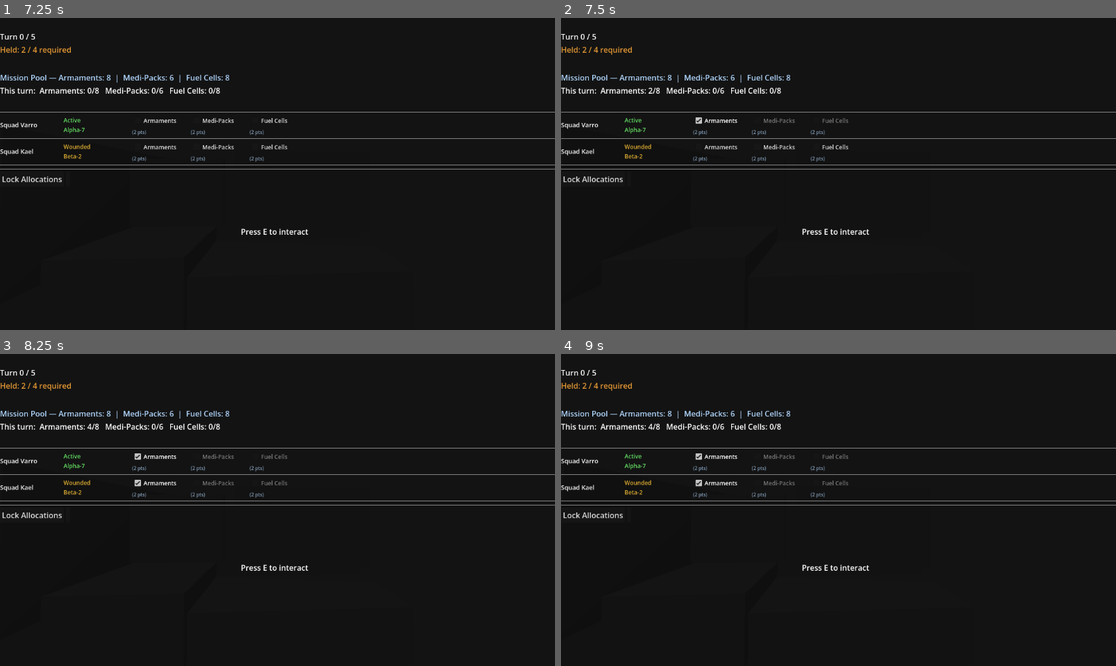
Above: before the commit, frames 1-4 (two rows, left to right).
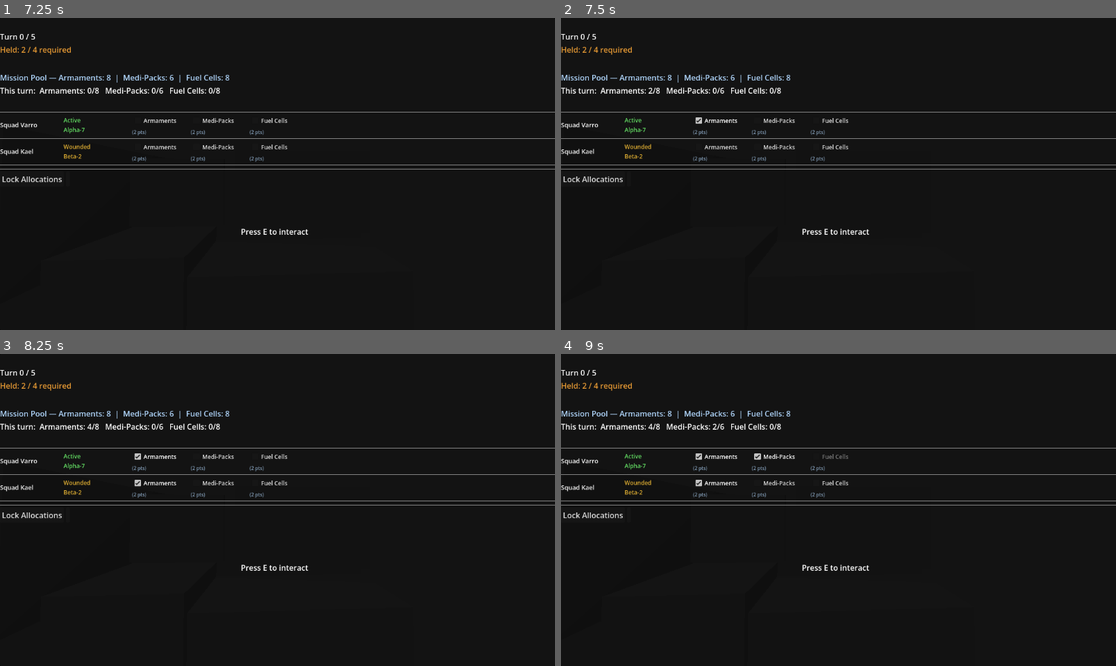
Above: after the commit, the same moments.

Repository: Ant-0verlord/Orbital_Drop
Game: Godot game, scene res://Scenes/command_centre.tscn
Same seed, same stepped clock (60 frames per second), same inputs: the game is played once before the commit and once after it.
Inputs (mouse positions are in pixels of both pictures, inside the frame that each line leads up to):
- Up to frame 1 (7.25 s): move the mouse to (271, 180) at 0.52 s; hold E (interact) 0.53-1.28 s; hold W (move_forward) 0.53-2.78 s; click (271, 180) at 0.67 s; tap Enter at 1.25, 2.75 s; move the mouse to (316, 177) at 1.27 s; tap E (interact) at 1.35, 2.85, 4.35, 5.85, 6.5 s; tap Space at 2, 5.75 s; move the mouse to (233, 170) at 2.02 s; hold E (interact) 2.03-2.78 s; move the mouse to (283, 174) at 2.77 s; hold A (move_left) 2.78-3.53 s; click (283, 174) at 2.92 s; move the mouse to (255, 167) at 3.52 s; hold E (interact) 3.53-4.28 s; hold W (move_forward) 3.53-5.78 s; move the mouse to (305, 174) at 4.27 s; move the mouse to (249, 174) at 5.02 s; hold E (interact) 5.03-5.78 s; click (249, 174) at 5.17 s; move the mouse to (288, 167) at 5.77 s; hold D (move_right) 5.78-6.53 s; move the mouse to (271, 180) at 6.52 s; hold W (move_forward) from 6.53 s (still down); hold E (interact) from 6.53 s (still down)
- Up to frame 2 (7.5 s): release W (move_forward) at 7.25 s; release E (interact) at 7.25 s; click "Armaments" at 7.25 s
- Up to frame 3 (8.25 s): click "Armaments" at 8 s
- Up to frame 4 (9 s): click (777, 456) at 8.75 s, where only the run after the commit has a clickable "Medi-Packs"

Frame 1 is identical in both runs. In frame 2, less than 0.1% of the frame differs, in the area x 36-52%, y 32-34%; in frame 3, 0.1%; in frame 4, 0.2%, in the area x 27-52%, y 22-43%.

Commit message:
Increased budget to 2

Diff:
--- a/Scripts/Popups/LogisticsPopup.gd
+++ b/Scripts/Popups/LogisticsPopup.gd
@@ -175,18 +175,22 @@
 		allocations[squad_name] = { "Armaments": 0, "Medi-Packs": 0, "Fuel Cells": 0 }
 
 	if pressed:
-		# Record this supply, zero the others
-		for s in allocations[squad_name]:
-			allocations[squad_name][s] = 0
+		# Record this supply
 		allocations[squad_name][supply] = SUPPLY_COST
 
-		# Disable other checkboxes for this squad
+		# Count how many are now ticked for this squad
+		var ticked_count = 0
 		for s in checkboxes:
-			if s != supply:
-				checkboxes[s].disabled = true
-				checkboxes[s].button_pressed = false
+			if checkboxes[s].button_pressed:
+				ticked_count += 1
+
+		# Once 2 are ticked, lock the remaining unticked one(s)
+		if ticked_count >= 2:
+			for s in checkboxes:
+				if not checkboxes[s].button_pressed:
+					checkboxes[s].disabled = true
 	else:
-		# Unticked — clear allocation, re-enable all
+		# Unticked — clear this allocation, re-enable everything else
 		allocations[squad_name][supply] = 0
 		for s in checkboxes:
 			checkboxes[s].disabled = TurnManager.mission_over
